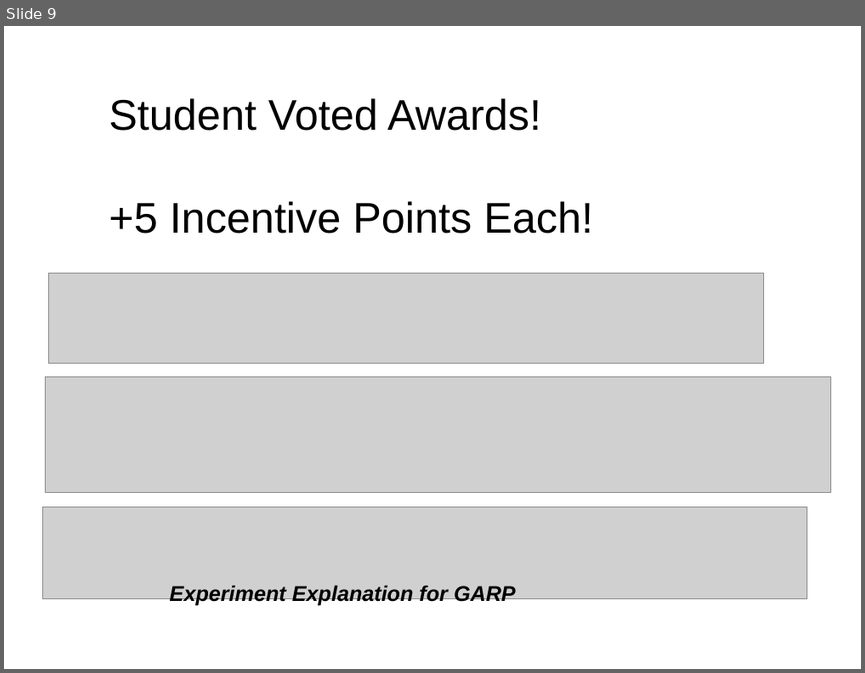
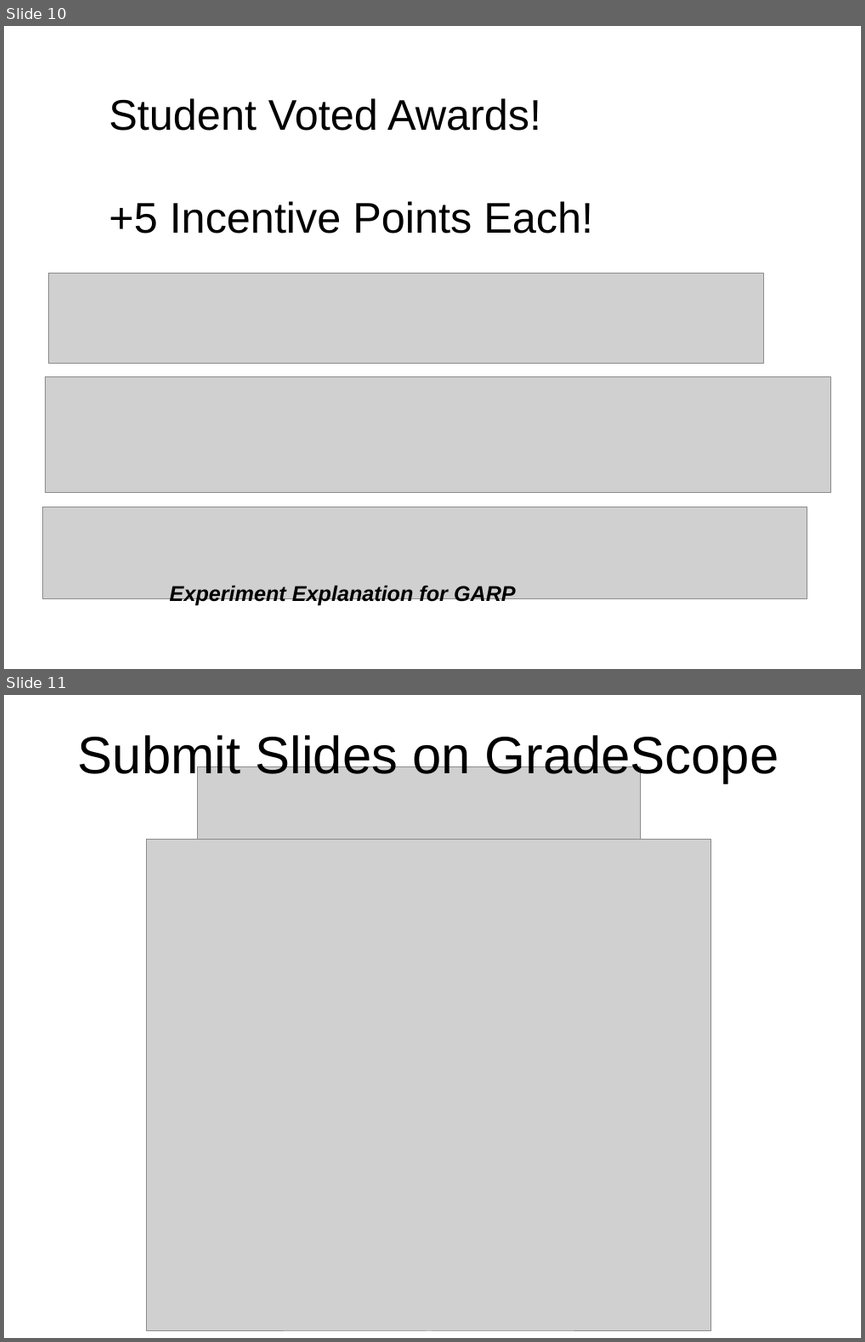
Before and after one commit to RHIT-CSSE/csse220, a slide deck: ClassMaterials/MergeSort/Slides/Part2-Presentation.pptx. Shown one above the other, each under a label of ours: slide 9 before the commit, slides 10 and 11 after it. The pictures are 865x673 and 865x1342 pixels, drawn with LibreOffice and Linux fonts; fonts in the diff are those of the drawing; grey boxes stand for pictures. Boxes give left, top, right and bottom in pixels: in the first picture for what was removed or moved away, otherwise in the second. Text is boxed around its words. In the diff, an @@ line names an element or a change of style, - is before the commit and + after.

```diff
--- a/ClassMaterials/MergeSort/Slides/Part2-Presentation.pptx
+++ b/ClassMaterials/MergeSort/Slides/Part2-Presentation.pptx
@@ slide 11 added at bbox=[4, 695, 861, 1338], background #FFFFFF @@
@@ text added at bbox=[78, 732, 779, 783], 44 pt, text #000000 @@
+Submit Slides on GradeScope
@@ picture added at bbox=[198, 767, 641, 854] @@
@@ picture added at bbox=[147, 839, 711, 1331] @@
@@ what was slide 9 is now slide 10 @@
```
Also in this commit, not shown: 2 slides changed, 6 other slides added, 6 other files.
